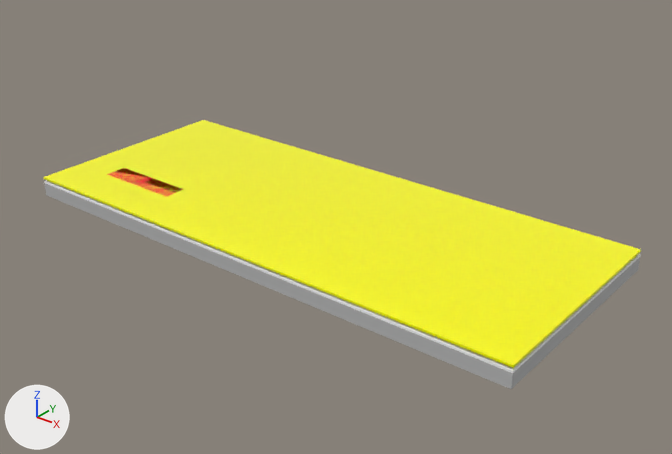
Two versions of the OBJ model backend/static/signs/Led xinhan mũi tên 120 x 50.obj, one commit apart.
One viewpoint serves both versions: a 50 mm camera at (1.738, -1.111, 0.865) aimed at (0.686, 0.203, 0.05). The axes (+X, +Y, +Z) are drawn at lower left. The lights are the same throughout. The picture after the commit comes second. Where no turn or scale is listed for an object, it has been applied to the vertices. Vertices at exactly the same position are counted once.

Objects in the first picture: 'led_xinhan_mui_ten_120_x_50'.
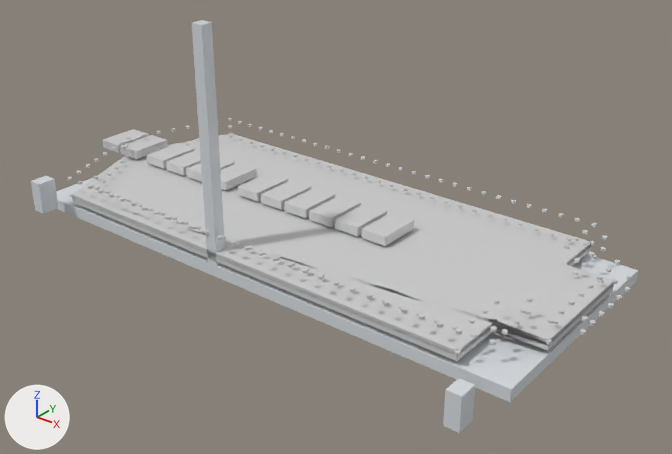
Changed parts and their boxes [x1, y1, x2, y2] in the pictures (672 x 454 px):
'led_xinhan_mui_ten_120_x_50', reshaped (53% taller): before [44, 120, 641, 389]; after [31, 20, 638, 433]
part 1 of me_led_xinhan_mui_ten_120_x_50, added: after [192, 20, 225, 266]
part 2 of me_led_xinhan_mui_ten_120_x_50, added: after [443, 378, 475, 433]
part 3 of me_led_xinhan_mui_ten_120_x_50, added: after [31, 176, 59, 214]
part 4 of me_led_xinhan_mui_ten_120_x_50, added: after [102, 129, 149, 153]
part 5 of me_led_xinhan_mui_ten_120_x_50, added: after [120, 135, 168, 159]
part 6 of me_led_xinhan_mui_ten_120_x_50, added: after [147, 144, 194, 169]
part 7 of me_led_xinhan_mui_ten_120_x_50, added: after [166, 150, 201, 176]
part 8 of me_led_xinhan_mui_ten_120_x_50, added: after [186, 157, 235, 182]
part 9 of me_led_xinhan_mui_ten_120_x_50, added: after [220, 163, 257, 190]
part 10 of me_led_xinhan_mui_ten_120_x_50, added: after [238, 173, 288, 202]
part 11 of me_led_xinhan_mui_ten_120_x_50, added: after [261, 180, 311, 210]
part 12 of me_led_xinhan_mui_ten_120_x_50, added: after [285, 188, 336, 218]
part 13 of me_led_xinhan_mui_ten_120_x_50, added: after [309, 196, 361, 227]
part 14 of me_led_xinhan_mui_ten_120_x_50, added: after [335, 204, 387, 237]
part 15 of me_led_xinhan_mui_ten_120_x_50, added: after [362, 212, 414, 246]
part 16 of me_led_xinhan_mui_ten_120_x_50, rebuilt: before [44, 120, 641, 368]; after [492, 324, 543, 344]
part 17 of me_led_xinhan_mui_ten_120_x_50, cut back: before [44, 168, 641, 389]; after [57, 125, 638, 402]
part 18 of me_led_xinhan_mui_ten_120_x_50, recoloured: after [56, 138, 638, 389]

Edits to the bpy script that builds the scene:
```text
Add mat_mat_b0b8c0:
    mat_mat_b0b8c0 = principled_material('Mat_b0b8c0')
    mat_mat_b0b8c0.base_color = (0.69, 0.722, 0.753)  # light grey #d8dde1
    mat_mat_b0b8c0.roughness = 0.0
Change me_led_xinhan_mui_ten_120_x_50:
    remove me_led_xinhan_mui_ten_120_x_50.from_pydata(...)  # 28 vertices, 46 faces; spans x 0.0..1.2, y 0.0..0.5, z 0.0..0.045
    remove me_led_xinhan_mui_ten_120_x_50.materials.append(mat_mat_ffffff)  # white #ffffff
    remove me_led_xinhan_mui_ten_120_x_50.materials.append(mat_mat_ff0000)  # red #ff0000
    remove me_led_xinhan_mui_ten_120_x_50.materials.append(mat_mat_ffff00)  # yellow #ffff00
    add me_led_xinhan_mui_ten_120_x_50.from_pydata(...)  # 9196 vertices, 17564 faces; spans x -0.066..1.245, y -0.065..0.505, z -0.07..0.475
    me_led_xinhan_mui_ten_120_x_50 part 1: a new loose piece, a box spanning x 0.525..0.55, y 0.0..0.025, z 0.0..0.475, in mat_mat_b0b8c0 (light grey #d8dde1)
    me_led_xinhan_mui_ten_120_x_50 part 2: a new loose piece, a box spanning x 1.12..1.15, y -0.065..-0.025, z -0.07..0.0, in mat_mat_b0b8c0 (light grey #d8dde1)
    me_led_xinhan_mui_ten_120_x_50 part 3: a new loose piece, a box spanning x 0.05..0.08, y -0.065..-0.025, z 0.0..0.07, in mat_mat_b0b8c0 (light grey #d8dde1)
    me_led_xinhan_mui_ten_120_x_50 part 4: a new loose piece, a box spanning x -0.066..-0.008, y 0.22..0.32, z 0.035..0.055, in mat_mat_a0a0a0 (light grey #cfcfcf)
    me_led_xinhan_mui_ten_120_x_50 part 5: a new loose piece, a box spanning x 0.002..0.06, y 0.22..0.32, z 0.035..0.055, in mat_mat_a0a0a0 (light grey #cfcfcf)
    me_led_xinhan_mui_ten_120_x_50 part 6: a new loose piece, a box spanning x 0.098..0.156, y 0.22..0.32, z 0.035..0.055, in mat_mat_a0a0a0 (light grey #cfcfcf)
    me_led_xinhan_mui_ten_120_x_50 part 7: a new loose piece, a box spanning x 0.166..0.224, y 0.22..0.32, z 0.035..0.055, in mat_mat_a0a0a0 (light grey #cfcfcf)
    me_led_xinhan_mui_ten_120_x_50 part 8: a new loose piece, a box spanning x 0.234..0.292, y 0.22..0.32, z 0.035..0.055, in mat_mat_a0a0a0 (light grey #cfcfcf)
    me_led_xinhan_mui_ten_120_x_50 part 9: a new loose piece, a box spanning x 0.302..0.36, y 0.22..0.32, z 0.035..0.055, in mat_mat_a0a0a0 (light grey #cfcfcf)
    me_led_xinhan_mui_ten_120_x_50 part 10: a new loose piece, a box spanning x 0.398..0.456, y 0.22..0.32, z 0.035..0.055, in mat_mat_a0a0a0 (light grey #cfcfcf)
    me_led_xinhan_mui_ten_120_x_50 part 11: a new loose piece, a box spanning x 0.466..0.524, y 0.22..0.32, z 0.035..0.055, in mat_mat_a0a0a0 (light grey #cfcfcf)
    me_led_xinhan_mui_ten_120_x_50 part 12: a new loose piece, a box spanning x 0.534..0.592, y 0.22..0.32, z 0.035..0.055, in mat_mat_a0a0a0 (light grey #cfcfcf)
    me_led_xinhan_mui_ten_120_x_50 part 13: a new loose piece, a box spanning x 0.602..0.66, y 0.22..0.32, z 0.035..0.055, in mat_mat_a0a0a0 (light grey #cfcfcf)
    me_led_xinhan_mui_ten_120_x_50 part 14: a new loose piece, a box spanning x 0.67..0.728, y 0.22..0.32, z 0.035..0.055, in mat_mat_a0a0a0 (light grey #cfcfcf)
    me_led_xinhan_mui_ten_120_x_50 part 15: a new loose piece, a box spanning x 0.738..0.796, y 0.22..0.32, z 0.035..0.055, in mat_mat_a0a0a0 (light grey #cfcfcf)
    me_led_xinhan_mui_ten_120_x_50 part 16: the loose piece of 8 vertices spanning x 0.0..1.2, y 0.0..0.5, z 0.04..0.045 is rebuilt with 18 vertices and now spans x 0.0..1.2, y 0.0..0.5, z 0.02..0.025, in mat_mat_a0a0a0 (light grey #cfcfcf)
    me_led_xinhan_mui_ten_120_x_50 part 17: 16 vertices removed from x 0.0..1.2, y 0.0..0.5, z 0.03..0.045; 8374 vertices added at x -0.005..1.245, y -0.005..0.505, z -0.025..0.07
    me_led_xinhan_mui_ten_120_x_50 part 18: 2 faces spanning x 0.0..1.2, y 0.0..0.5, z 0.0 switch from mat_mat_808080 (grey #bcbcbc) to mat_mat_b0b8c0 (light grey #d8dde1)
    other edits to the shape of me_led_xinhan_mui_ten_120_x_50 do not show in these pictures
    add me_led_xinhan_mui_ten_120_x_50.materials.append(mat_mat_a0a0a0)  # light grey #cfcfcf
```
